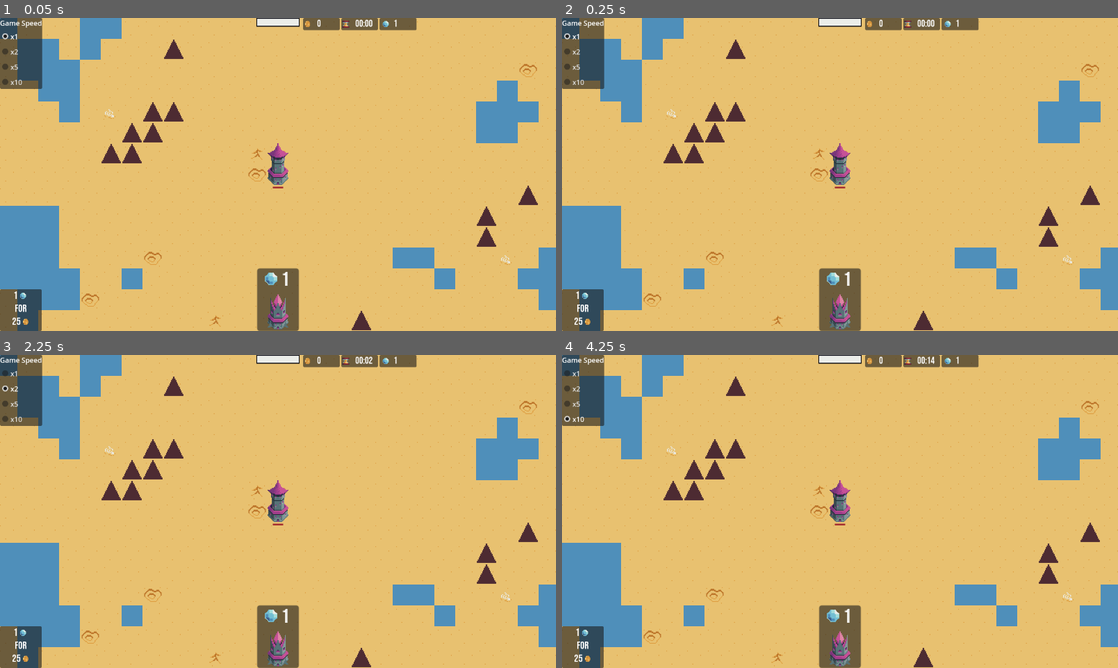
Above: before the commit, frames 1-4 (two rows, left to right).
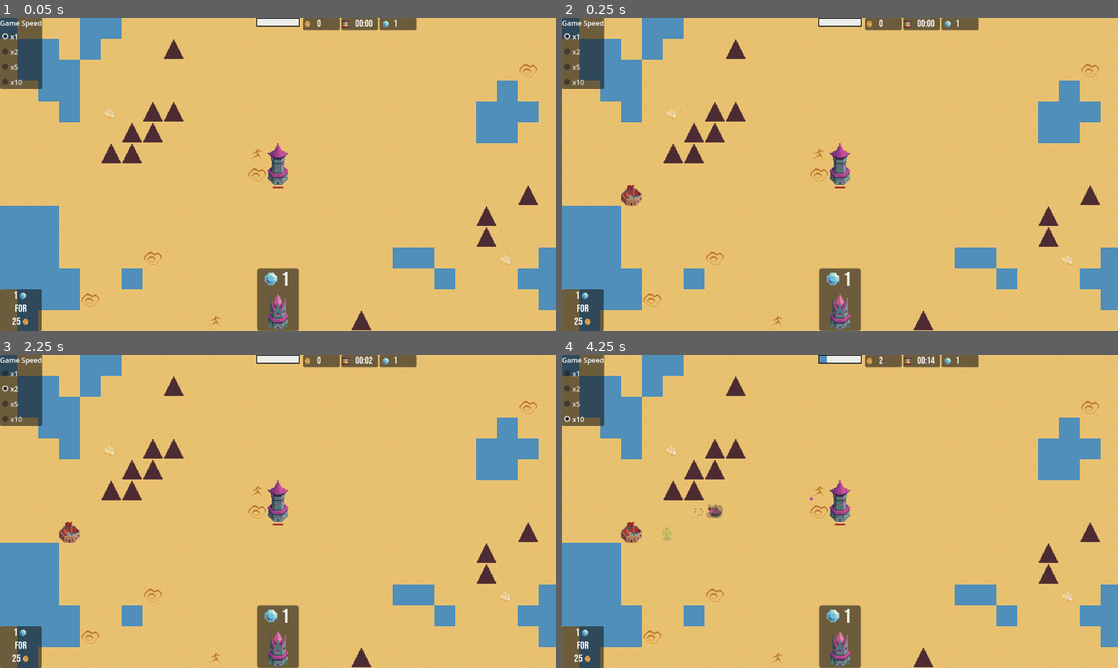
Above: after the commit, the same moments.

Repository: GeorgeColeman/tower-survivors
Game: Godot game, scene res://scenes/game.tscn
Two runs of this game, one before a commit and one after it. Both use one fixed random seed, a clock stepped at 60 frames per second and the inputs below. Sound files missing from this copy of the repository are replaced by a short silence.
Inputs:
- Up to frame 1 (0.05 s): no input
- Up to frame 2 (0.25 s): no input
- Up to frame 3 (2.25 s): click "1" at 0.5 s; click "x1" at 1.25 s; click "x2" at 2 s
- Up to frame 4 (4.25 s): click "x5" at 2.75 s; click "x10" at 3.5 s

Frame 1 is identical in both runs. In frame 2, 0.2% of the frame differs, in the area x 10-15%, y 53-60%; in frame 3, 0.2%; in frame 4, 0.4%, in the area x 10-58%, y 0-60%.

Commit message:
Minor tweaks. Position of next spawn camp now visible

Diff:
--- a/scenes/game.tscn
+++ b/scenes/game.tscn
@@ -1,10 +1,11 @@
-[gd_scene load_steps=42 format=3 uid="uid://byfjk376rtjum"]
+[gd_scene load_steps=43 format=3 uid="uid://byfjk376rtjum"]
 
 [ext_resource type="Script" path="res://scripts/nodes/game_manager.gd" id="1_l43p6"]
 [ext_resource type="Script" path="res://scripts/nodes/camera_2d_controller.gd" id="2_04hs5"]
 [ext_resource type="Script" path="res://scripts/nodes/map_drawer.gd" id="5_6uqvh"]
 [ext_resource type="Script" path="res://scripts/control/control_main.gd" id="5_c3t0l"]
 [ext_resource type="Texture2D" uid="uid://dmkbp4txtjs5j" path="res://sprites/coin.tres" id="6_52e18"]
+[ext_resource type="Texture2D" uid="uid://dh2eujtv0u5wh" path="res://sprites/spawn_point_here.tres" id="6_c2je1"]
 [ext_resource type="PackedScene" uid="uid://l13dk6opal54" path="res://scenes/control/upgrade_option_button.tscn" id="6_wrk1s"]
 [ext_resource type="Script" path="res://scripts/control/control_in_game.gd" id="7_j5a5t"]
 [ext_resource type="AudioStream" uid="uid://biyrj4fsaybv4" path="res://sound_effects/mob_hit.wav" id="7_nb2t7"]
@@ -80,6 +81,7 @@
 script = ExtResource("7_nfp22")
 spawn_point_scene = ExtResource("10_ao74v")
 starting_spawn_points = 1
+spawn_point_here_texture = ExtResource("6_c2je1")
 mob_killed_sfx = ExtResource("25_42f42")
 mob_hit_sfx = ExtResource("7_nb2t7")
 
--- a/scripts/components/movement.gd
+++ b/scripts/components/movement.gd
@@ -67,8 +67,9 @@
 
 
 func set_path(path: PackedVector2Array, target_cell: Cell):
+	_target_cell = target_cell
+
 	_path_follower.set_path(path)
-	_target_cell = target_cell
 
 	#await get_tree().create_timer(0.5).timeout
 
@@ -80,10 +81,17 @@
 
 
 func _update_facing_direction():
-	if !cell || !_target_cell:
+	if !_path_follower.current_node || !_path_follower.next_node:
+		print_debug("WARNING: current or next node is null")
+
 		return
 
-	if cell.x >= _target_cell.x:
+	#if !cell || !_target_cell:
+		#return
+
+	var diff = _path_follower.current_node - _path_follower.next_node
+
+	if diff.x >= 0:
 		_facing_direction = FacingDirection.RIGHT
 	else:
 		_facing_direction = FacingDirection.LEFT
--- a/scripts/game/path_follower.gd
+++ b/scripts/game/path_follower.gd
@@ -45,14 +45,15 @@
 
 	current_node = new_path[0]
 
-	entered_node.emit(current_node)
-
 	if new_path.size() <= 1:
 		push_warning("Path size is less than or equal to 1")
+		#entered_node.emit(current_node)			# Not sure if needed
 
 		return
 
 	next_node = new_path[1]
+
+	entered_node.emit(current_node)
 
 	_next_node_index = 1
 
--- a/scripts/nodes/mob_spawner.gd
+++ b/scripts/nodes/mob_spawner.gd
@@ -3,6 +3,7 @@
 
 @export var spawn_point_scene: PackedScene
 @export var starting_spawn_points = 3 as int
+@export var spawn_point_here_texture: Texture2D
 
 @export_group("SFX")
 @export var mob_killed_sfx: AudioStream
@@ -12,6 +13,8 @@
 var _map: Map
 
 var _valid_spawn_point_cells: Array[Cell] = []
+#var _next_spawn_point_cell: Cell
+var _next_spawn_point_dict = {}						# <Cell, Sprite2D>
 
 var _cell_mob_dict = {}
 var _cell_spawn_point_dict = {}
@@ -81,15 +84,20 @@
 	# HACK: because path noded don't seem to be properly updated yet
 	await get_tree().create_timer(0.1).timeout
 
-	_get_valid_spawn_points()
+	_get_valid_spawn_points(_map.width, _map.height)
 
 	for spawn_point in starting_spawn_points:
 		_spawn_new_spawn_point()
 
 
-func _get_valid_spawn_points():
+func _get_valid_spawn_points(width: int, height: int):
 	var poisson_points = PoissonDiscSampling.generate_points_for_polygon(
-		PackedVector2Array([Vector2(0, 0), Vector2(0, 32), Vector2(32, 32), Vector2(32, 0)]),
+		PackedVector2Array(
+			[Vector2(0, 0),
+			Vector2(0, height),
+			Vector2(width, height),
+			Vector2(width, 0)]
+		),
 		3,
 		30
 	)
@@ -100,7 +108,7 @@
 		var cell = MapUtilities.get_cell_at_map_position(point)
 
 		if !PathUtilities.get_is_cell_walkable(cell):
-			print_debug("Cell is unwalkable. Cannot be used as spawn point")
+			#print_debug("Cell is unwalkable. Cannot be used as spawn point")
 
 			continue
 
@@ -133,12 +141,41 @@
 
 
 func _spawn_new_spawn_point():
+	var next: Cell
+
+	if _next_spawn_point_dict.size() == 0:
+		next = _get_valid_spawn_point_cell()
+	else:
+		next = _next_spawn_point_dict.keys().pick_random()
+		_next_spawn_point_dict[next].queue_free()
+		_next_spawn_point_dict.erase(next)
+
 	var new_spawn_point = spawn_point_scene.instantiate() as SpawnPoint
 	new_spawn_point.spawn_triggered.connect(_on_spawn_triggered)
 	add_child(new_spawn_point)
 
+	new_spawn_point.cell = next
+	new_spawn_point.position = next.scene_position
+	_cell_spawn_point_dict[next] = new_spawn_point
+
+	_set_next_spawn_point()
+
+
+func _set_next_spawn_point():
+	var next_cell = _get_valid_spawn_point_cell()
+	var next_marker = Sprite2D.new()
+
+	_next_spawn_point_dict[next_cell] = next_marker
+
+	add_child(next_marker)
+
+	next_marker.texture = spawn_point_here_texture
+	next_marker.position = next_cell.scene_position
+	next_marker.z_index = 1
+
+
+func _get_valid_spawn_point_cell() -> Cell:
 	var cells = Array(_valid_spawn_point_cells)
-	#var cells = Array(_map.border_cells)
 	cells.shuffle()
 
 	for cell in cells:
@@ -146,12 +183,11 @@
 			print_debug("Spawn point already exists at: ", cell)
 			continue
 
-		var chosen_cell = cell
-		new_spawn_point.cell = chosen_cell
-		new_spawn_point.position = chosen_cell.scene_position
-		_cell_spawn_point_dict[chosen_cell] = new_spawn_point
-
-		break
+		return cell
+
+	print_debug("WARNING: unable to find valid spawn point cell. Returning null")
+
+	return null
 
 
 func _on_spawn_triggered(spawn_point: SpawnPoint):
--- a/scripts/utilities/mob_spawner_utilities.gd
+++ b/scripts/utilities/mob_spawner_utilities.gd
@@ -21,12 +21,19 @@
 	cell: Cell
 ) -> Array[Mob]:
 	var mobs: Array[Mob] = []
+	var neighbours = _instance._mob_spawner._map.get_cell_neighbours(cell)
+
+	# Filter: https://github.com/godotengine/godot/pull/38645
+	neighbours.filter(
+		func(cell: Cell):
+			return PathUtilities.get_is_cell_walkable(cell)
+	)
+
 	for i in number:
-		var neighbours = _instance._mob_spawner._map.get_cell_neighbours(cell)
-
 		mobs.append(_instance._mob_spawner.spawn_mob(
 			mob_resource,
-			neighbours[randi_range(0, neighbours.size() - 1)]
+			neighbours.pick_random()
+			#neighbours[randi_range(0, neighbours.size() - 1)]
 		))
 
 	return mobs
--- /dev/null
+++ b/sprites/spawn_point_here.tres
@@ -0,0 +1,7 @@
+[gd_resource type="AtlasTexture" load_steps=2 format=3 uid="uid://dh2eujtv0u5wh"]
+
+[ext_resource type="Texture2D" uid="uid://b4ivagf27f3x3" path="res://sprites/placeholders.png" id="1_femgt"]
+
+[resource]
+atlas = ExtResource("1_femgt")
+region = Rect2(0, 0, 24, 24)
Binary file changed: sprites/placeholders.aseprite
Binary file added: sprites/placeholders.png
Not shown, added: sprites/placeholders.png.import
